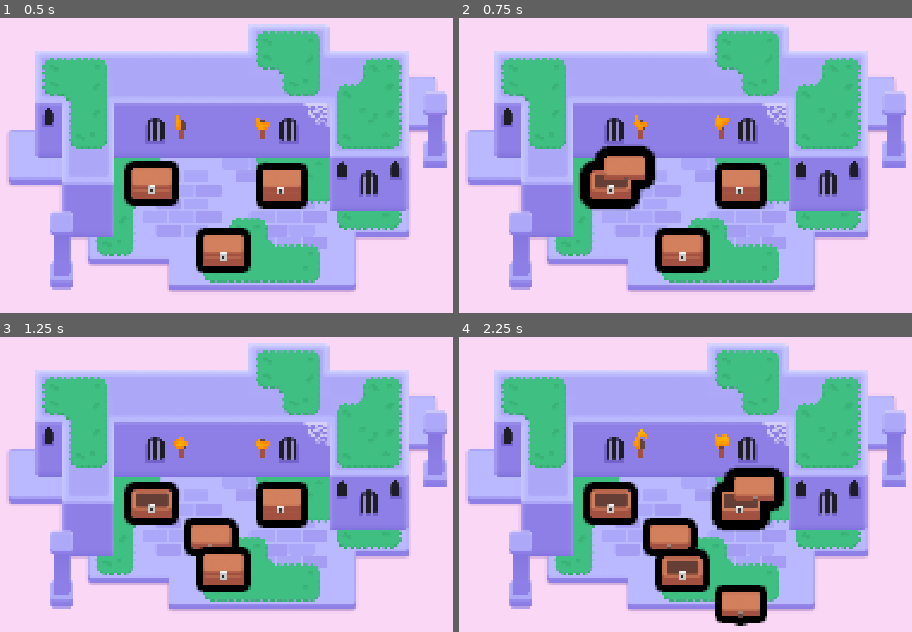
Above: before the commit, frames 1-4 (two rows, left to right).
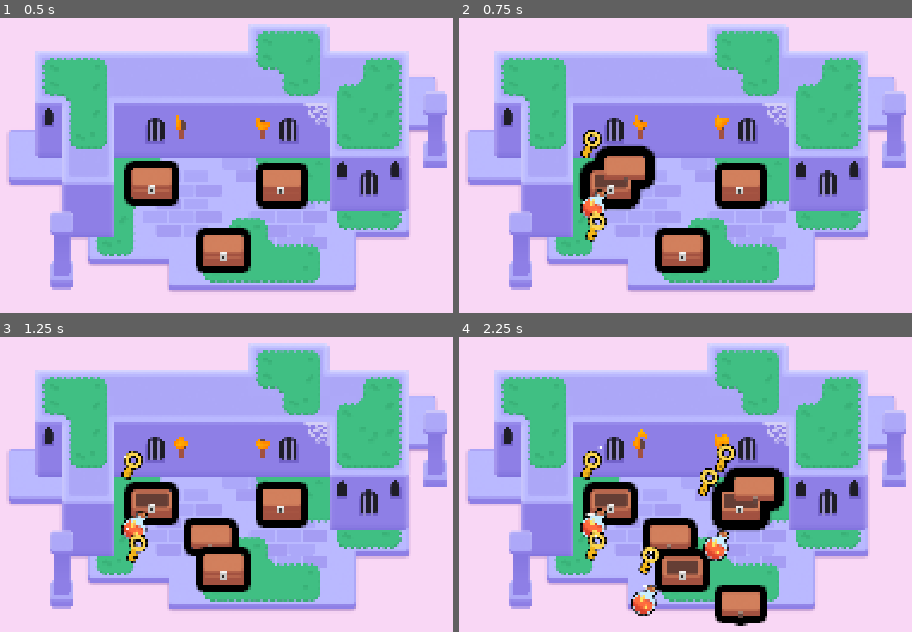
Above: after the commit, the same moments.

Repository: LivingTheThings/M6Looting
Game: Godot game, scene res://lessons/mini_dungeon.tscn
The game is run twice, just before and just after one commit, with the same random seed, the same clock (stepped at 60 frames per second) and the same inputs.
Inputs (mouse positions are in pixels of both pictures, inside the frame that each line leads up to):
- Up to frame 1 (0.5 s): no input
- Up to frame 2 (0.75 s): tap Enter at 0.5 s; move the mouse to (613, 183) at 0.52 s; hold D (move_right) from 0.53 s (still down); tap Z at 0.6 s; click (613, 183) at 0.67 s
- Up to frame 3 (1.25 s): keep holding D (move_right); tap Space at 0.77 s
- Up to frame 4 (2.25 s): move the mouse to (680, 570) at 1.27 s; release D (move_right) at 1.28 s; hold S (move_down) 1.28-2.03 s; tap Z at 1.35, 2.1 s; click (680, 570) at 1.42 s; tap Space at 1.52 s; move the mouse to (739, 505) at 2.02 s; hold D (move_right) from 2.03 s (still down); click (739, 505) at 2.17 s

Frame 1 is identical in both runs. In frame 2, 0.9% of the frame differs, in the area x 26-33%, y 37-76%; in frame 3, 0.9%; in frame 4, 2.7%, in the area x 26-62%, y 36-95%.

Commit message:
M6L6 Completed

Diff:
--- a/lessons/chest/chest.gd
+++ b/lessons/chest/chest.gd
@@ -4,9 +4,23 @@
 @onready var animation_player: AnimationPlayer = $AnimationPlayer
 @export var possible_items: Array[PackedScene] = []
 
+
+func _spawn_random_item() -> void:
+	var loot_item: Area2D = possible_items.pick_random().instantiate()
+	add_child(loot_item)
+	var random_angle := randf_range(0.0, 2.0 * PI)
+	var random_direction := Vector2(1.0, 0.0).rotated(random_angle)
+	var random_distance := randf_range(60.0, 120.0)
+	loot_item.position = random_direction * random_distance
+
 func open():
 	animation_player.play("open_chest")
 	input_pickable = false
+	if possible_items.is_empty():
+		return
+
+	for current_index in range(randi_range(1, 3)):
+		_spawn_random_item()
 
 func _input_event(viewport: Viewport, event: InputEvent, shape_index: int) -> void:
 	var event_is_mouse_click: bool = (
--- a/lessons/chest/chest.tscn
+++ b/lessons/chest/chest.tscn
@@ -1,10 +1,13 @@
-[gd_scene load_steps=11 format=3 uid="uid://l0yorxmjaocd"]
+[gd_scene load_steps=14 format=3 uid="uid://l0yorxmjaocd"]
 
 [ext_resource type="Shader" uid="uid://lio2wmbue2of" path="res://lessons/chest/group_outline.gdshader" id="1_12as2"]
 [ext_resource type="Script" uid="uid://ct2mll12nooce" path="res://lessons/chest/chest.gd" id="1_65g6b"]
 [ext_resource type="Texture2D" uid="uid://c3hwsm5ugp8qw" path="res://lessons/chest/bottom.png" id="1_bkc6q"]
+[ext_resource type="PackedScene" uid="uid://0i1g0cunmseb" path="res://lessons/items/apple.tscn" id="2_2au7y"]
 [ext_resource type="Texture2D" uid="uid://bnem1cahhoxdk" path="res://lessons/chest/top.png" id="2_12as2"]
 [ext_resource type="Texture2D" uid="uid://bu2jin246nel5" path="res://lessons/chest/lock.png" id="3_65g6b"]
+[ext_resource type="PackedScene" uid="uid://ctqyr0ufyoktk" path="res://lessons/items/key.tscn" id="3_relj8"]
+[ext_resource type="PackedScene" uid="uid://hdxqgspfcaur" path="res://lessons/items/potion.tscn" id="4_hb7wy"]
 
 [sub_resource type="ShaderMaterial" id="ShaderMaterial_65g6b"]
 resource_local_to_scene = true
@@ -15,6 +18,33 @@
 
 [sub_resource type="RectangleShape2D" id="RectangleShape2D_4q7cj"]
 size = Vector2(96, 77)
+
+[sub_resource type="Animation" id="Animation_4q7cj"]
+length = 0.001
+tracks/0/type = "value"
+tracks/0/imported = false
+tracks/0/enabled = true
+tracks/0/path = NodePath("CanvasGroup/Top:position")
+tracks/0/interp = 1
+tracks/0/loop_wrap = true
+tracks/0/keys = {
+"times": PackedFloat32Array(0),
+"transitions": PackedFloat32Array(1),
+"update": 0,
+"values": [Vector2(0, -12)]
+}
+tracks/1/type = "value"
+tracks/1/imported = false
+tracks/1/enabled = true
+tracks/1/path = NodePath("CanvasGroup/Top:scale")
+tracks/1/interp = 1
+tracks/1/loop_wrap = true
+tracks/1/keys = {
+"times": PackedFloat32Array(0),
+"transitions": PackedFloat32Array(1),
+"update": 0,
+"values": [Vector2(1, 1)]
+}
 
 [sub_resource type="Animation" id="Animation_65g6b"]
 resource_name = "open_chest"
@@ -43,33 +73,6 @@
 "values": [Vector2(1, 1), Vector2(1.1666666, 1.2), Vector2(1, 1.028)]
 }
 
-[sub_resource type="Animation" id="Animation_4q7cj"]
-length = 0.001
-tracks/0/type = "value"
-tracks/0/imported = false
-tracks/0/enabled = true
-tracks/0/path = NodePath("CanvasGroup/Top:position")
-tracks/0/interp = 1
-tracks/0/loop_wrap = true
-tracks/0/keys = {
-"times": PackedFloat32Array(0),
-"transitions": PackedFloat32Array(1),
-"update": 0,
-"values": [Vector2(0, -12)]
-}
-tracks/1/type = "value"
-tracks/1/imported = false
-tracks/1/enabled = true
-tracks/1/path = NodePath("CanvasGroup/Top:scale")
-tracks/1/interp = 1
-tracks/1/loop_wrap = true
-tracks/1/keys = {
-"times": PackedFloat32Array(0),
-"transitions": PackedFloat32Array(1),
-"update": 0,
-"values": [Vector2(1, 1)]
-}
-
 [sub_resource type="AnimationLibrary" id="AnimationLibrary_1dn1d"]
 _data = {
 &"RESET": SubResource("Animation_4q7cj"),
@@ -78,7 +81,7 @@
 
 [node name="Chest" type="Area2D"]
 script = ExtResource("1_65g6b")
-possible_items = Array[PackedScene]([null])
+possible_items = Array[PackedScene]([ExtResource("2_2au7y"), ExtResource("3_relj8"), ExtResource("4_hb7wy")])
 
 [node name="CanvasGroup" type="CanvasGroup" parent="."]
 material = SubResource("ShaderMaterial_65g6b")
